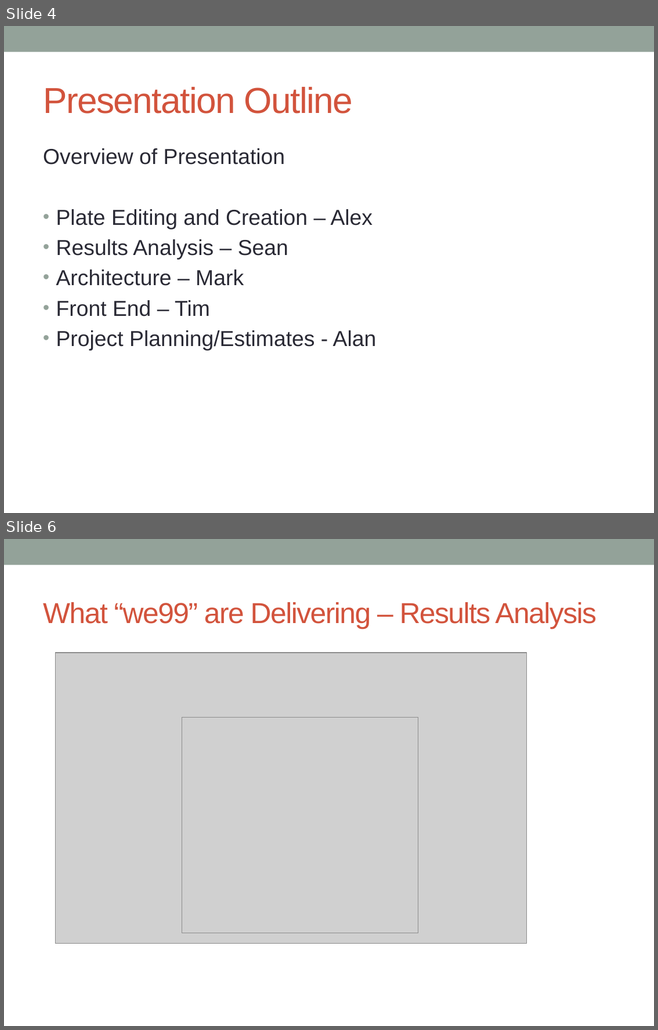
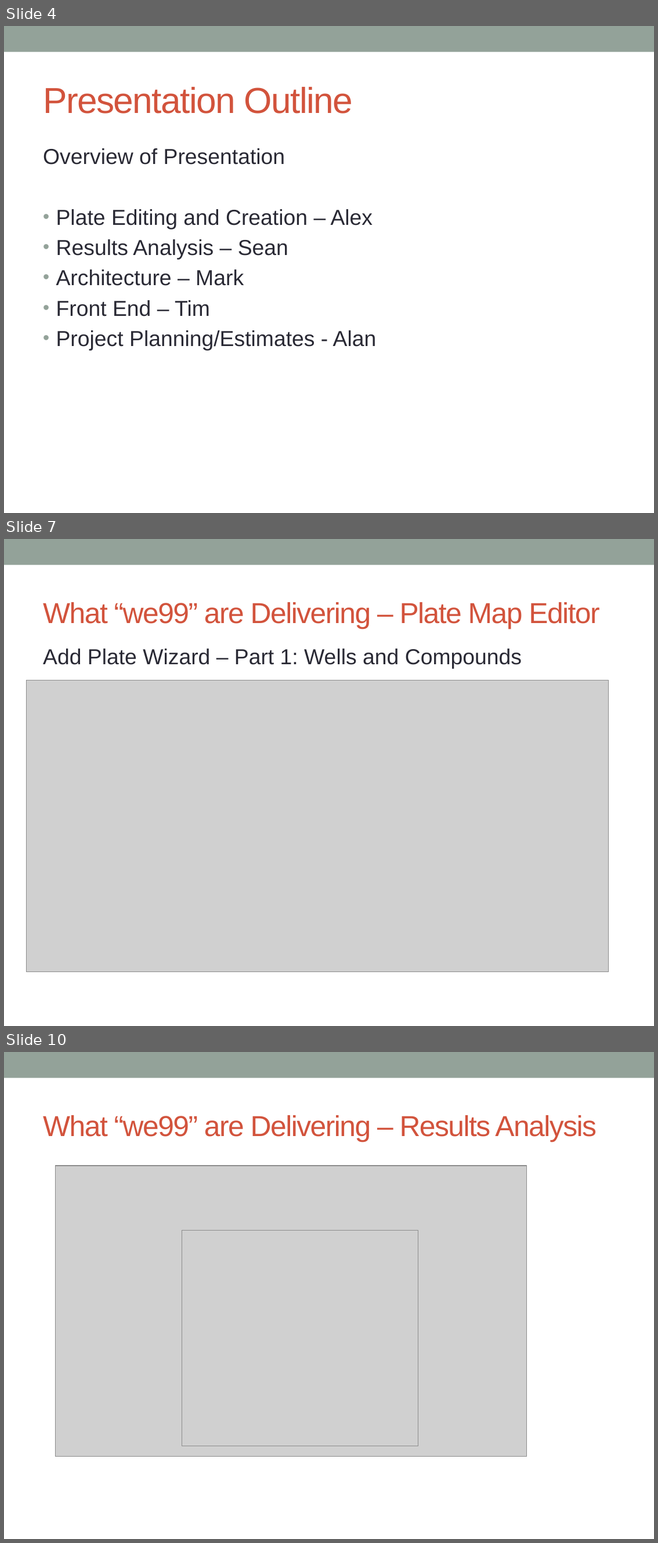
Before and after one commit to massfords/we99, a slide deck: docs/Presentations/Milestone1Presentation_v1.pptx. Shown one above the other, each under a label of ours: slides 4 and 6 before the commit, slides 4, 7 and 10 after it; the slides between them are not shown. The pictures are 658x1030 and 658x1543 pixels, drawn with LibreOffice and Linux fonts; fonts in the diff are those of the drawing; grey boxes stand for pictures. Boxes give left, top, right and bottom in pixels: in the first picture for what was removed or moved away, otherwise in the second. Text is boxed around its words. In the diff, an @@ line names an element or a change of style, - is before the commit and + after.

Commit message:
updated plate editor slides

```diff
--- a/docs/Presentations/Milestone1Presentation_v1.pptx
+++ b/docs/Presentations/Milestone1Presentation_v1.pptx
@@ slide 7 added at [4, 539, 654, 1026], background #FFFFFF; not listed: 1 template element that a slide beside it also shows @@
@@ title added at [43, 602, 599, 629], 32 pt, text #D2533C @@
+What “we99” are Delivering – Plate Map Editor
@@ text added at [43, 649, 521, 669], 24 pt, text #292934 @@
+Add Plate Wizard – Part 1: Wells and Compounds
@@ picture added at [27, 680, 608, 972] @@
@@ what was slide 6 is now slide 10 @@
```
Also in this commit, not shown: 1 slide changed, 3 other slides added.
